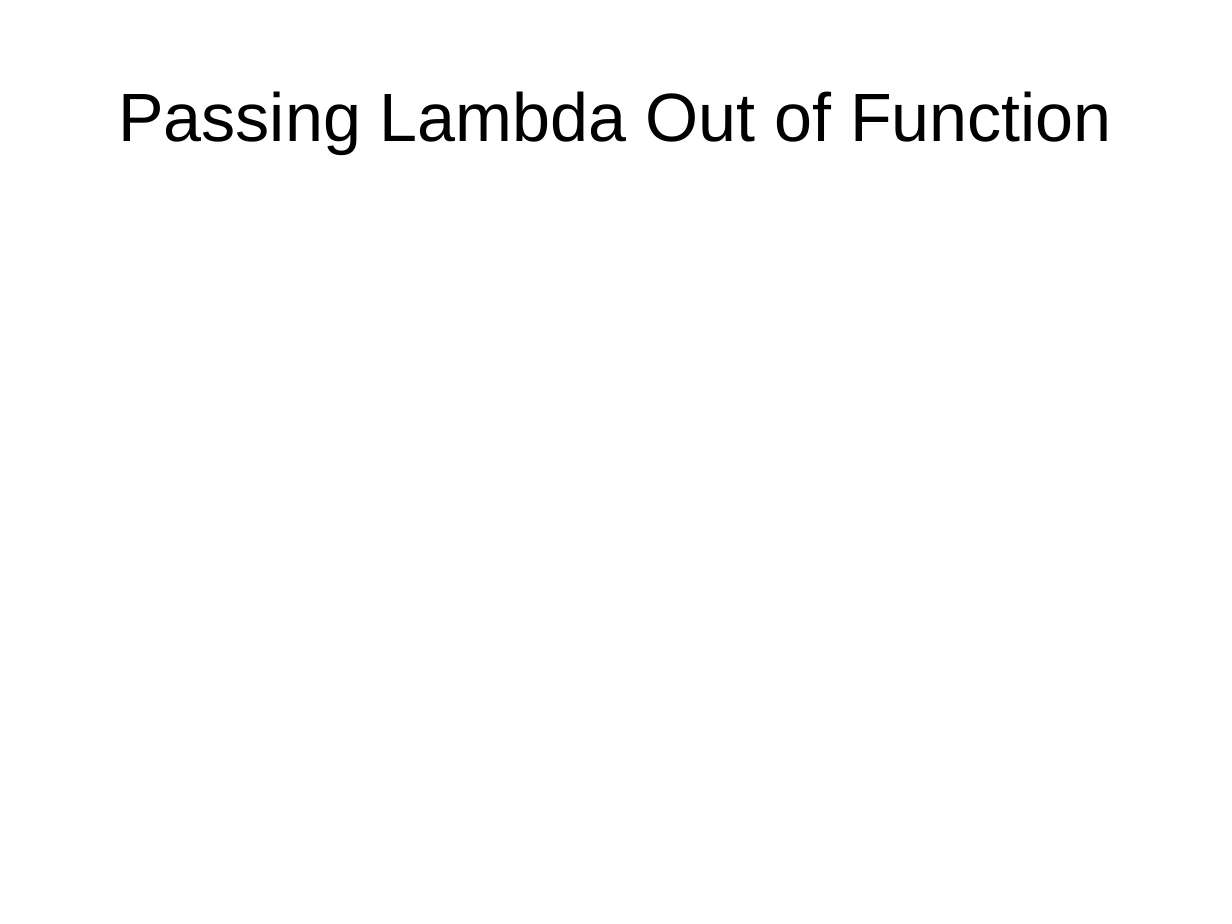
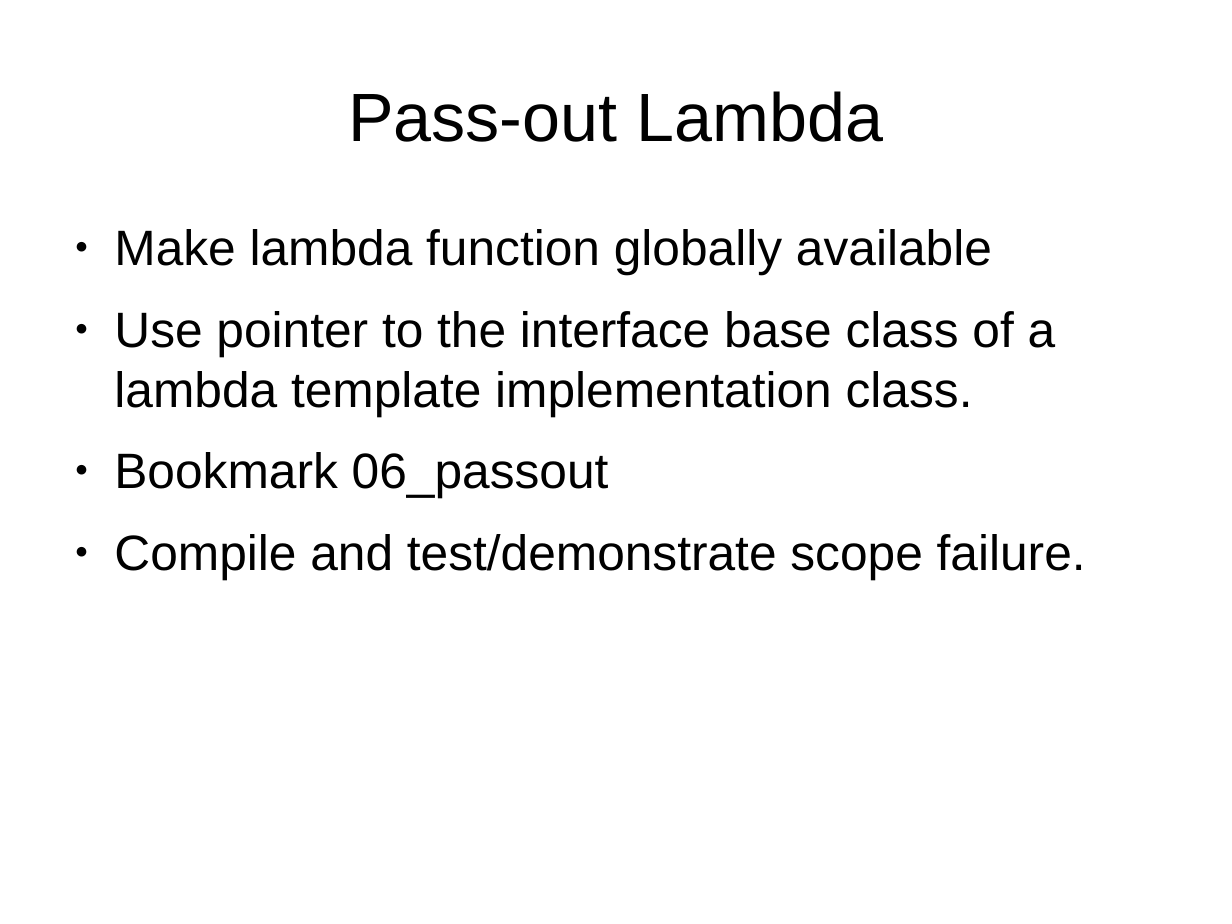
Before and after one commit to cjungmann/lambda_talk, a slide deck: slide 14 of lambda.odp (slide 10 before the commit). Drawn at 1232x924 pixels with LibreOffice and Linux fonts; fonts in the diff are those of the drawing. Boxes give left, top, right and bottom in pixels: in the first picture for what was removed or moved away, otherwise in the second. Text is boxed around its words. In the diff, an @@ line names an element or a change of style, - is before the commit and + after.

```diff
--- a/lambda.odp
+++ b/lambda.odp
@@ title at (348, 91, 883, 142): text changed @@
-Passing Lambda Out of Function
+Pass-out Lambda
@@ text added at (114, 229, 1086, 579), 32 pt, text #000000 @@
+● Make lambda function globally available
+● Use pointer to the interface base class of a lambda template implementation class.
+● Bookmark 06_passout
+● Compile and test/demonstrate scope failure.
```
Also in this commit, not shown: 5 other slides changed, 4 slides added, 1 slide removed.
